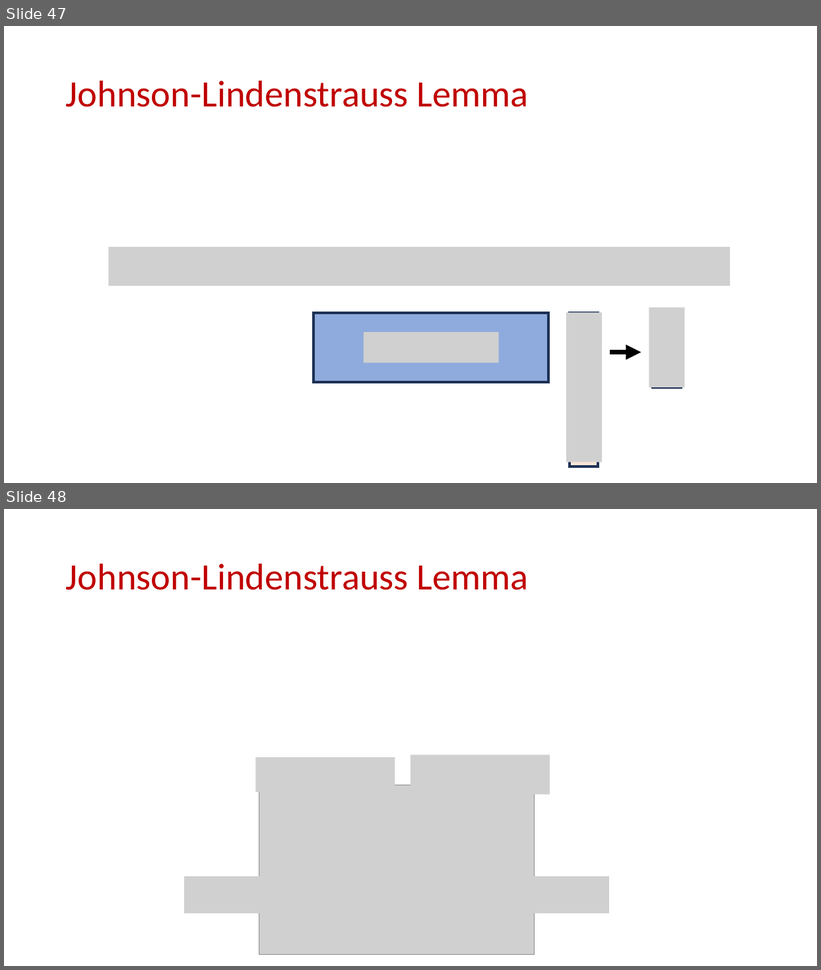
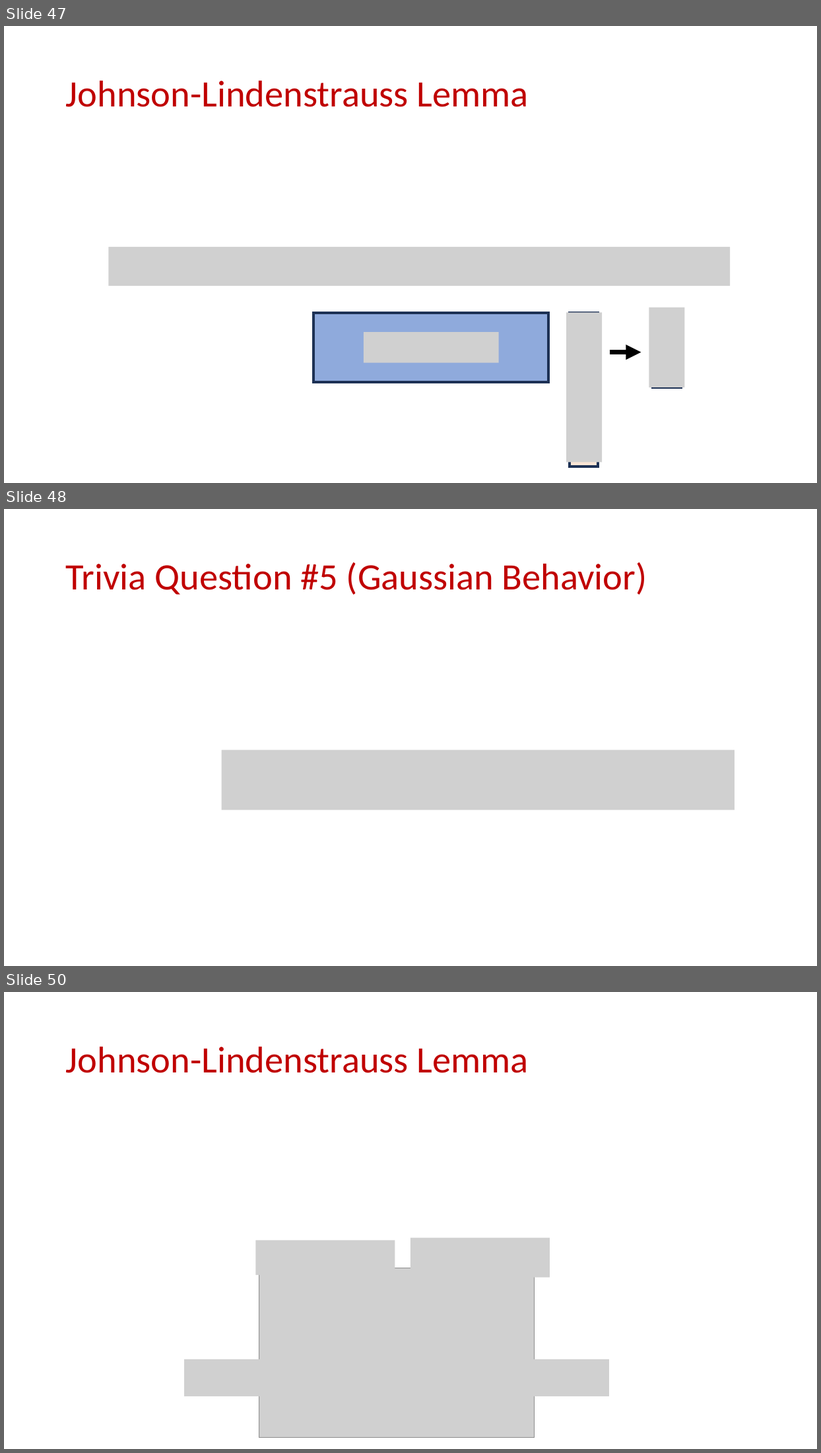
Before and after one commit to samsonzhou/samsonzhou.github.io, a slide deck: CSCE689-23/L7.pptx. Shown one above the other, each under a label of ours: slides 47 and 48 before the commit, slides 47, 48 and 50 after it; the slides between them are not shown. The pictures are 821x970 and 821x1453 pixels, drawn with LibreOffice and Linux fonts; fonts in the diff are those of the drawing; grey boxes stand for pictures. Boxes give left, top, right and bottom in pixels: in the first picture for what was removed or moved away, otherwise in the second. Text is boxed around its words. In the diff, an @@ line names an element or a change of style, - is before the commit and + after.

```diff
--- a/CSCE689-23/L7.pptx
+++ b/CSCE689-23/L7.pptx
@@ slide 48 added at bbox=[4, 509, 817, 966], background #FFFFFF @@
@@ title added at bbox=[66, 562, 647, 595], 44 pt, text #C00000 @@
+Trivia Question #5 (Gaussian Behavior)
@@ picture added at bbox=[222, 751, 735, 811] @@
@@ what was slide 48 is now slide 50 @@
```
Also in this commit, not shown: 1 other slide added, 1 other file.
